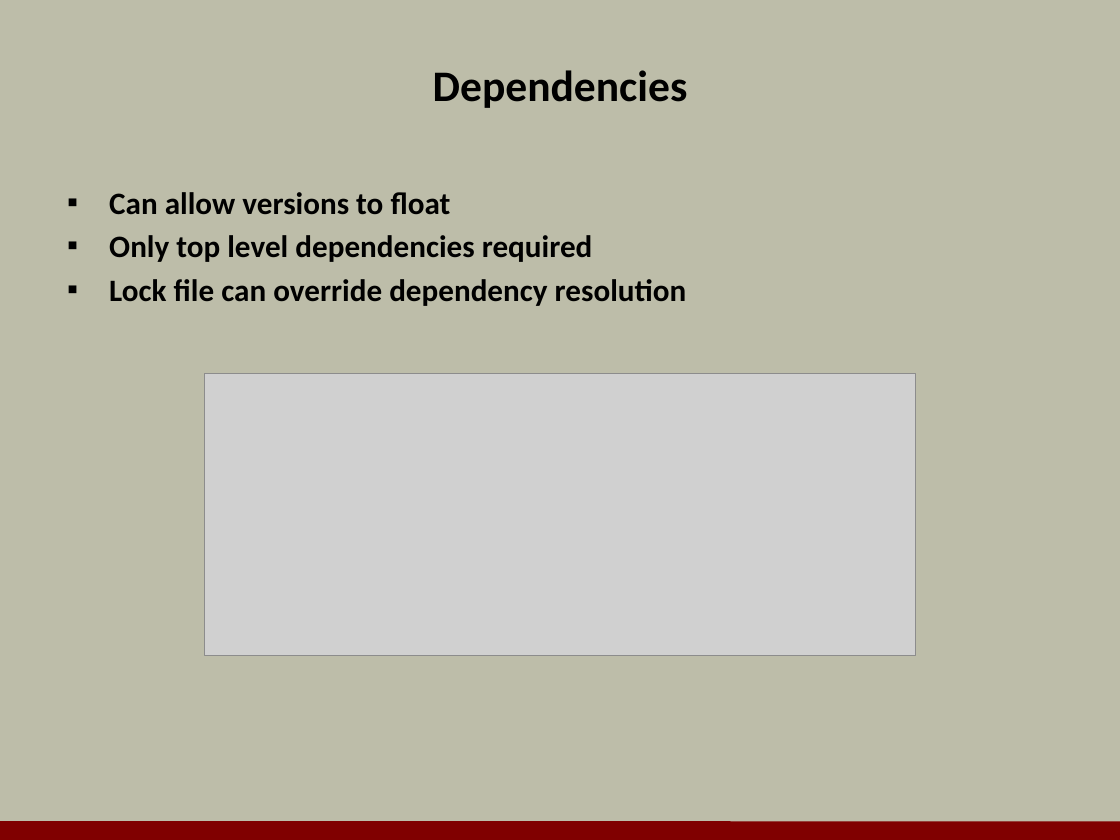
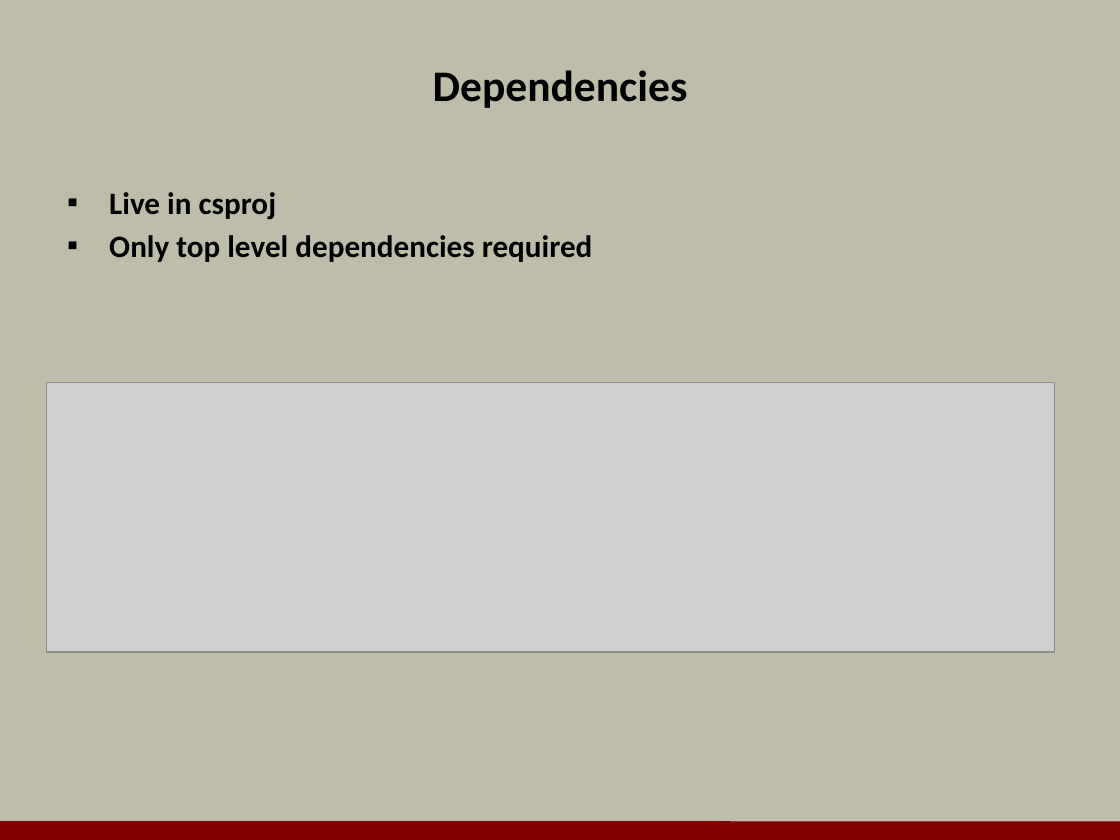
Before and after one commit to OdeToCode/classes, a slide deck: slide 2 of aspnet5/slides/03_Config_Services.pptx (slide 3 before the commit). Drawn at 1120x840 pixels with LibreOffice and Linux fonts; fonts in the diff are those of the drawing; grey boxes stand for pictures; background and template pictures are left out. Boxes give left, top, right and bottom in pixels: in the first picture for what was removed or moved away, otherwise in the second. Text is boxed around its words. In the diff, an @@ line names an element or a change of style, - is before the commit and + after.

```diff
--- a/aspnet5/slides/03_Config_Services.pptx
+++ b/aspnet5/slides/03_Config_Services.pptx
@@ text at (109, 192, 277, 220): text changed @@
-▪ Can allow versions to float
+▪ Live in csproj
@@ text at (109, 279, 687, 306): paragraph removed @@
-▪ Lock file can override dependency resolution
@@ picture: place and size @@
-picture at (205, 373, 915, 655)
+picture at (47, 383, 1055, 653)
```
Also in this commit, not shown: 2 other slides changed, 1 slide removed, 1 other file.
